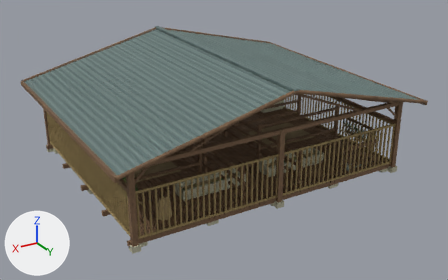
An edit to the glTF model dist/play/assets/models/world/goat-shelter.glb, drawn before and after from the same camera.
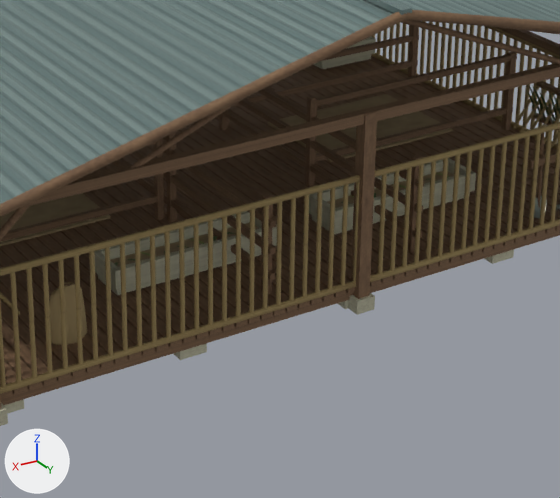
Each version is shown whole from a 50 mm camera at (11.1, 19.18, 10.36) aimed at (-0.12, 0.47, 1.01), then close up on the part from 31% to 80% of the width and 31% to 100% of the height. Lighting does not change. The marker at lower left points along +X, +Y and +Z. The older version's two pictures come first. Where no turn or scale is listed for an object, it has been applied to the vertices.

Names of what the first close-up shows: 'bedding_dry_rice_straw_bedding', 'contents_surface.001', 'floor_hand_trowelled_lime_concrete', 'floor_warm_weathered_hardwood', 'frame_warm_weathered_hardwood', 'green_fodder_trough_-1_hand_trowelled_lime_concrete', 'green_fodder_trough_1_hand_trowelled_lime_concrete', 'roof_corrugated_aged_zinc_roof', 'roof_warm_weathered_hardwood', 'stalls_warm_weathered_hardwood', 'walls_warm_weathered_Indonesian_bamboo', 'woven_sack' and 12 more.
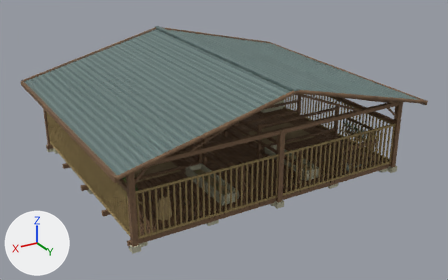
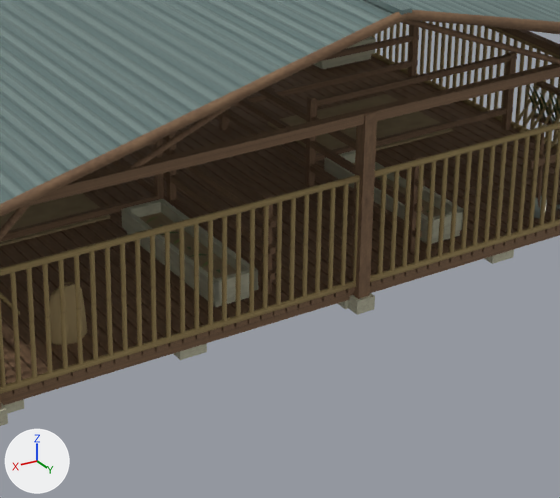
ob_green_fodder_trough__1 is not drawn itself; it is the parent of ob_green_fodder_trough__1_hand_trowelled_lime_concrete.
ob_green_fodder_trough_1 is not drawn itself; it is the parent of ob_green_fodder_trough_1_hand_trowelled_lime_concrete.
ob_feed_contents_component_0 is not drawn itself; it is the parent of ob_contents_surface, ob_feed_contents_component_0_young_tropical_leaf, ob_feed_contents_component_0_tropical_leaf_upper.
ob_feed_contents_component_1 is not drawn itself; it is the parent of ob_contents_surface_001, ob_feed_contents_component_1_young_tropical_leaf, ob_feed_contents_component_1_tropical_leaf_upper.

The change, as JSON lines over the scene's bpy script:
```json
{"op": "set", "path": "ob_green_fodder_trough__1.rotation_euler", "old": "(0.0, 0.0, 0.0)", "new": "(0.0, 0.0, 1.571)", "note": "degrees (0, 0, 0) -> degrees (0, 0, 90)"}
{"op": "set", "path": "ob_green_fodder_trough_1.rotation_euler", "old": "(0.0, 0.0, 0.0)", "new": "(0.0, 0.0, 1.571)", "note": "degrees (0, 0, 0) -> degrees (0, 0, 90)"}
{"op": "set", "path": "ob_feed_contents_component_0.rotation_euler", "old": "(0.0, 0.0, 0.0)", "new": "(0.0, 0.0, 1.571)", "note": "degrees (0, 0, 0) -> degrees (0, 0, 90)"}
{"op": "set", "path": "ob_feed_contents_component_1.rotation_euler", "old": "(0.0, 0.0, 0.0)", "new": "(0.0, 0.0, 1.571)", "note": "degrees (0, 0, 0) -> degrees (0, 0, 90)"}
```

Where the change shows, as pixel boxes (x1, y1, x2, y2) in the close-ups (560 x 498 px):
```json
{"object": "green_fodder_trough_1_hand_trowelled_lime_concrete", "change": "turned", "before": [94, 211, 277, 295], "after": [121, 199, 258, 307]}
{"object": "green_fodder_trough_-1_hand_trowelled_lime_concrete", "change": "turned", "before": [309, 158, 476, 234], "after": [324, 150, 463, 244]}
{"object": "contents_surface.001", "change": "turned", "before": [110, 222, 260, 267], "after": [140, 212, 236, 279]}
{"object": "contents_surface", "change": "turned", "before": [327, 171, 454, 208], "after": [353, 162, 446, 217], "on screen": "mostly hidden"}
{"object": "feed_contents_component_1_tropical_leaf_upper", "change": "turned", "before": [114, 232, 235, 266], "after": [159, 225, 221, 273]}
{"object": "feed_contents_component_1_young_tropical_leaf", "change": "turned", "before": [140, 239, 205, 256], "after": [146, 217, 214, 267]}
{"object": "feed_contents_component_0_tropical_leaf_upper", "change": "turned", "before": [340, 178, 430, 204], "on screen": "not visible afterwards"}
{"object": "feed_contents_component_0_young_tropical_leaf", "change": "turned", "before": [352, 173, 449, 197], "on screen": "not visible afterwards"}
```
